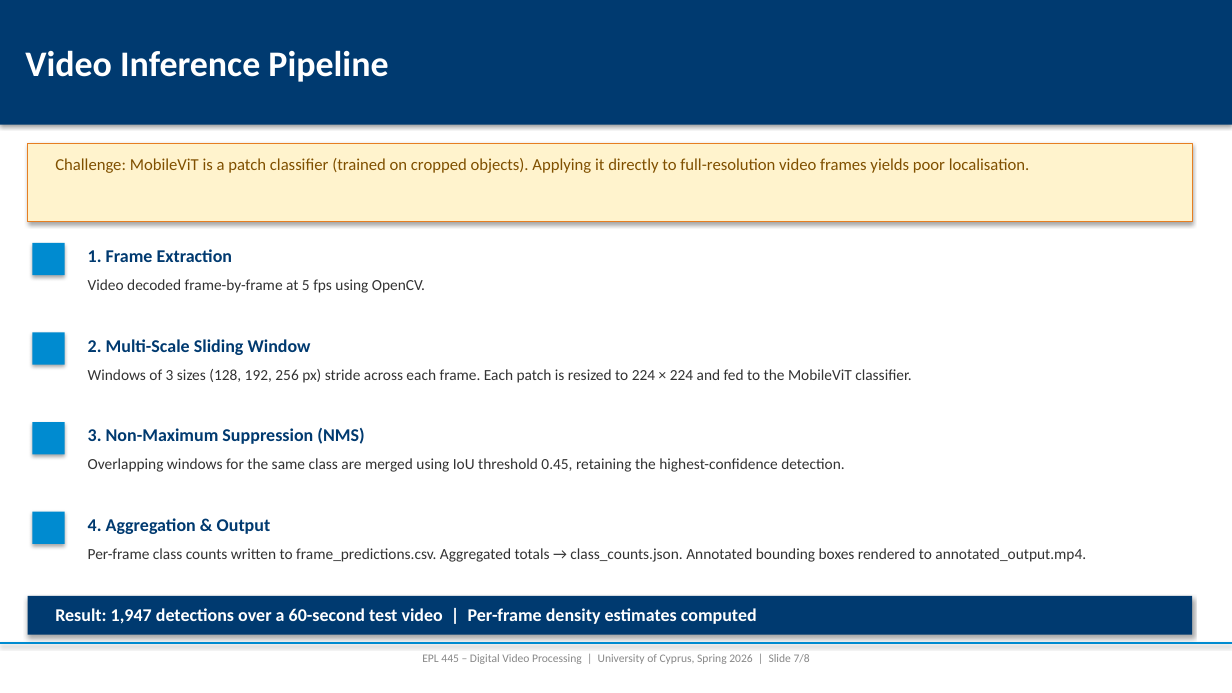
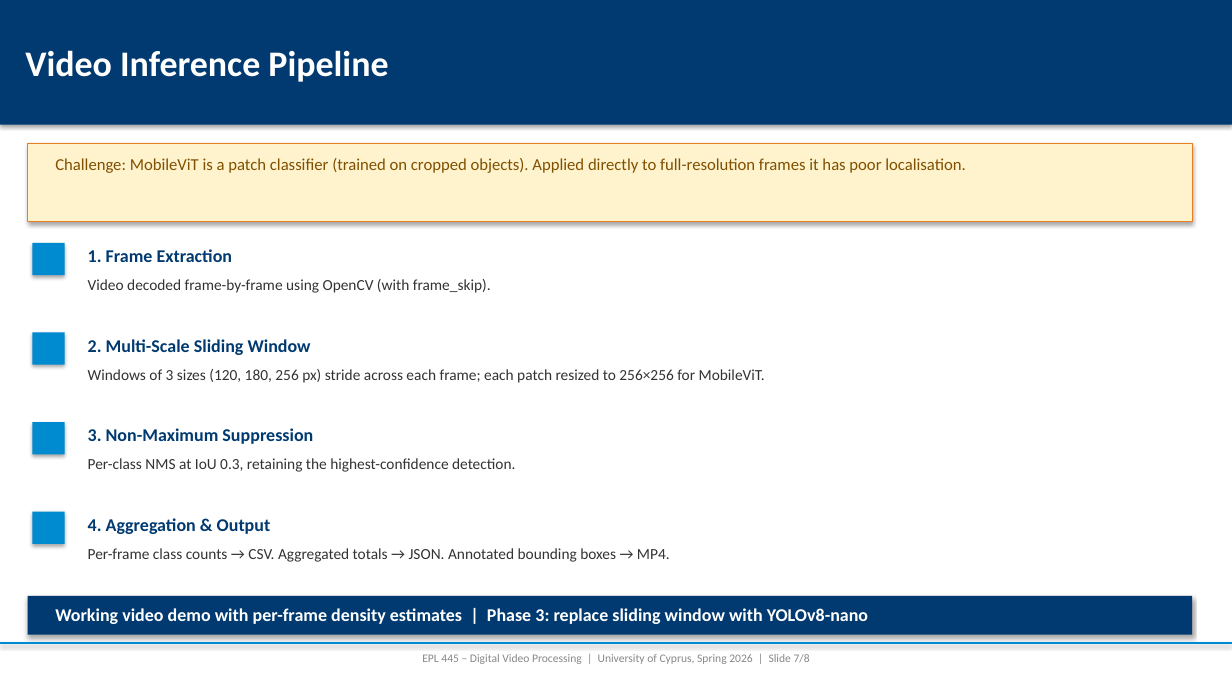
Before and after one commit to AndrewDemsDS/EPL445_MobileViT, a slide deck: slide 7 of EPL445_Interim2_MobileViT_Presentation.pptx. Drawn at 1232x693 pixels with LibreOffice and Linux fonts; fonts in the diff are those of the drawing. Boxes give left, top, right and bottom in pixels: in the first picture for what was removed or moved away, otherwise in the second. Text is boxed around its words. In the diff, an @@ line names an element or a change of style, - is before the commit and + after.

```diff
--- a/EPL445_Interim2_MobileViT_Presentation.pptx
+++ b/EPL445_Interim2_MobileViT_Presentation.pptx
@@ text at (55,158,965,173): text changed @@
-Challenge: MobileViT is a patch classifier (trained on cropped objects). Applying it directly to full-resolution video frames yields poor localisation.
+Challenge: MobileViT is a patch classifier (trained on cropped objects). Applied directly to full-resolution frames it has poor localisation.
@@ text at (88,279,491,293): text changed @@
-Video decoded frame-by-frame at 5 fps using OpenCV.
+Video decoded frame-by-frame using OpenCV (with frame_skip).
@@ text at (88,369,765,383): text changed @@
-Windows of 3 sizes (128, 192, 256 px) stride across each frame. Each patch is resized to 224 × 224 and fed to the MobileViT classifier.
+Windows of 3 sizes (120, 180, 256 px) stride across each frame; each patch resized to 256×256 for MobileViT.
@@ text at (88,428,313,444): text changed @@
-3. Non-Maximum Suppression (NMS)
+3. Non-Maximum Suppression
@@ text at (88,458,515,472): text changed @@
-Overlapping windows for the same class are merged using IoU threshold 0.45, retaining the highest-confidence detection.
+Per-class NMS at IoU 0.3, retaining the highest-confidence detection.
@@ text at (88,548,670,562): text changed @@
-Per-frame class counts written to frame_predictions.csv. Aggregated totals → class_counts.json. Annotated bounding boxes rendered to annotated_output.mp4.
+Per-frame class counts → CSV. Aggregated totals → JSON. Annotated bounding boxes → MP4.
@@ text at (55,608,868,624): text changed @@
-Result: 1,947 detections over a 60-second test video | Per-frame density estimates computed
+Working video demo with per-frame density estimates | Phase 3: replace sliding window with YOLOv8-nano
```
Also in this commit, not shown: 5 other slides changed, 24 other files.
